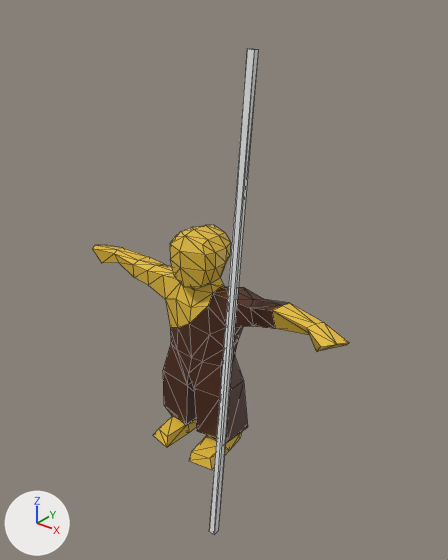
The glTF model assets/models/monk.glb, before and after one commit.
Both versions are drawn from a 50 mm camera at (3.14, -3.59, 3.94) aimed at (0.27, -0.01, 1.72). Arrows for +X, +Y and +Z are at lower left; the lights stay in place. The first picture is the older version. Mesh edges are drawn as thin lines. Vertices at exactly the same position are counted once.
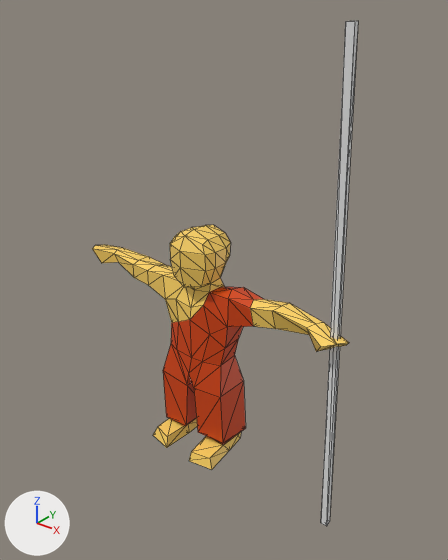
What differs and where, as boxes [x1, y1, x2, y2] in the pictures (448 x 560 px; the box of a moved part takes in the faces that stretch with it):
'Cube.001', recoloured, reshaped
    both: [92, 225, 349, 470]
'Cube', moved, turned
    before: [209, 49, 258, 534]
    after: [321, 21, 358, 526]
part 1 of me_cube_001, moved or reshaped
    before: [163, 275, 228, 358]
    after: [163, 275, 232, 358]
part 2 of me_cube_001, moved or reshaped
    before: [153, 372, 248, 450]
    after: [153, 372, 246, 450]
part 3 of me_cube_001, recoloured (brown to yellow)
    both: [250, 299, 287, 329]

The change, as a diff of the scene's bpy script:
```diff
--- a/assets/models/monk.glb.py
+++ b/assets/models/monk.glb.py
@@ mat_material_001 @@
 mat_material_001 = principled_material('Material.001')
-mat_material_001.base_color = (0.802, 0.514, 0.0429)  # yellow #e7be3a
+mat_material_001.base_color = (1.0, 0.657, 0.127)  # yellow #ffd464
@@ mat_oj @@
 mat_oj = principled_material('oj')
-mat_oj.base_color = (0.0723, 0.0194, 0.00561)  # brown #4c2611
+mat_oj.base_color = (0.654, 0.0566, 0.0)  # orange #d34300
@@ me_cube @@
 # used by ob_cube; location = (0.0, 0.0, 0.0)
-me_cube.from_pydata(...)  # 8 vertices, 12 faces; spans x 0.47..0.67, y -0.64..0.04, z -0.36..3.51
+me_cube.from_pydata(...)  # 8 vertices, 12 faces; spans x 1.24..1.44, y -0.1..-0.03, z -0.26..3.66
+# me_cube part 4: the whole mesh is turned 9.3 degrees about the x axis through its middle, then moved by (0.77, 0.24, 0.12)
 me_cube.materials.append(mat_teamcolor)
@@ me_cube_001 @@
 me_cube_001.from_pydata(...)  # 174 vertices, 344 faces; spans x -1.36..1.45, y -0.39..0.21, z 0.01..2.13
 # used by ob_cube_001; location = (0.0, 0.0, 0.0)
 # verts and faces of me_cube_001; kept vertices keep their numbers, new ones are numbered from 174
 # before: 36 (0.36, 0.15, 0.11) at pixel (242, 430), 101 (-0.28, -0.32, 0.1) at pixel (158, 428), 150 (0.42, 0.16, 0.17) at pixel (247, 427), 151 (0.11, 0.15, 0.2), 152 (0.42, -0.14, 0.2) at pixel (227, 441)
 # before: 153 (0.11, -0.2, 0.19) at pixel (196, 431), 165 (-0.34, 0.14, 0.19), 166 (-0.02, 0.15, 0.2), 167 (-0.34, -0.17, 0.27) at pixel (163, 404)
+# me_cube_001 part 1
+# 1 vertex is removed from x 0.04, y 0.17, z 1.46
+# 7 faces are deleted
+# 11 vertices move from x -0.26..0.22, y -0.18..0.18, z 0.83..1.61 to x -0.26..0.22, y -0.18..0.16, z 0.8..1.61
+# 1 vertex is added at (0.05, 0.17, 1.38)
+# 3 new faces join them, mat_material_001 (yellow #ffd464)
+# 4 new faces join them, mat_oj (orange #d34300)
+# me_cube_001 part 2
+verts[36] = (0.36, 0.15, 0.14)  # moved
+verts[101] = (-0.28, -0.32, 0.13)  # moved, pixel (157, 426)
+verts[150] = (0.4, 0.15, 0.15)  # moved, pixel (245, 428)
+verts[151] = (0.11, 0.14, 0.17)  # moved
+verts[152] = (0.37, -0.16, 0.17)  # moved, pixel (222, 443)
+verts[153] = (0.12, -0.2, 0.19)  # moved, pixel (197, 432)
+verts[165] = (-0.32, 0.14, 0.17)  # moved
+verts[166] = (-0.04, 0.14, 0.17)  # moved
+verts[167] = (-0.27, -0.21, 0.18)  # moved, pixel (166, 416)
+# me_cube_001 part 3: 10 faces spanning x 0.59..0.83, y -0.1..0.11, z 1.43..1.64 switch from mat_oj (brown #4c2611) to mat_material_001 (yellow #ffd464)
@@ ob_cube @@
 ob_cube = bpy.data.objects.new('Cube', me_cube)
-ob_cube.location = (0.0, 0.0, 0.0)
+ob_cube.location = (0.0, 0.0, 0.059)
```
